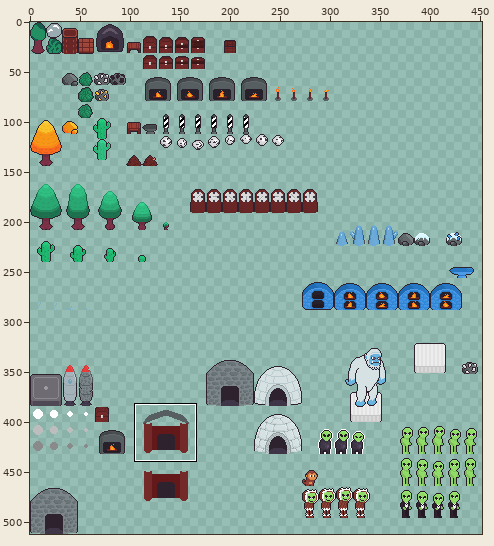
Two versions of one sprite sheet, assets/Textures/objects.png. Above, an overview of the earlier version with the close-up marked.
Close-up. Before the edit:
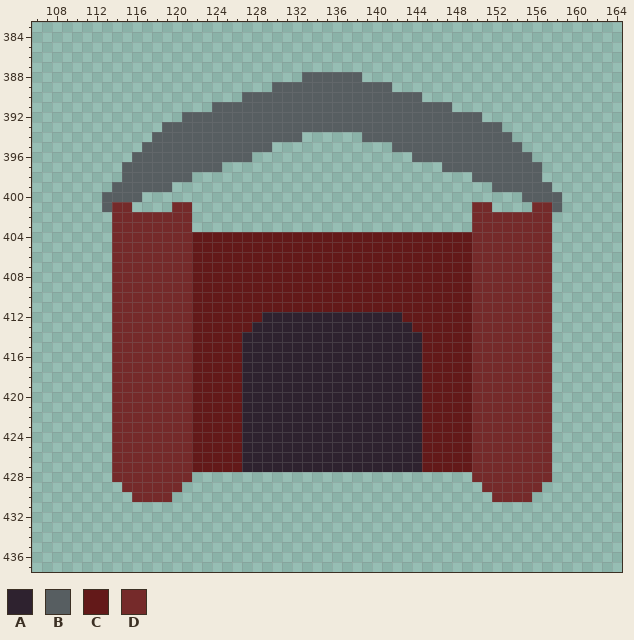
The file is 512x512 pixels. Pixels under 10% opacity are left out. Colours within 5 levels of each other are drawn and written as one. Shown: x 106..164, y 383..437. The wide view leaves out empty margins. The commit also changed other parts of the picture, which this record leaves out.
Palette (. is transparent): A #2e222f  B #575e61  C #631919  D #752a2a
Pixels before (only the part around the change), first column x 106:
383 ..........................................................
384 ..........................................................
385 ..........................................................
386 ..........................................................
387 ..........................................................
388 ...........................BBBBBB.........................
389 ........................BBBBBBBBBBBB......................
390 .....................BBBBBBBBBBBBBBBBBB...................
391 ..................BBBBBBBBBBBBBBBBBBBBBBBB................
392 ...............BBBBBBBBBBBBBBBBBBBBBBBBBBBBBB.............
393 .............BBBBBBBBBBBBBBBBBBBBBBBBBBBBBBBBBB...........
394 ............BBBBBBBBBBBBBBB......BBBBBBBBBBBBBBB..........
395 ...........BBBBBBBBBBBBB............BBBBBBBBBBBBB.........
396 ..........BBBBBBBBBBBB................BBBBBBBBBBBB........
397 .........BBBBBBBBBB......................BBBBBBBBBB.......
398 .........BBBBBBB............................BBBBBBB.......
399 ........BBBBBB................................BBBBBB......
400 .......BBBB......................................BBBB.....
401 .......BDD....DD............................DD....DDB.....
402 ........DDDDDDDD............................DDDDDDDD......
403 ........DDDDDDDD............................DDDDDDDD......
404 ........DDDDDDDDCCCCCCCCCCCCCCCCCCCCCCCCCCCCDDDDDDDD......
405 ........DDDDDDDDCCCCCCCCCCCCCCCCCCCCCCCCCCCCDDDDDDDD......
406 ........DDDDDDDDCCCCCCCCCCCCCCCCCCCCCCCCCCCCDDDDDDDD......
407 ........DDDDDDDDCCCCCCCCCCCCCCCCCCCCCCCCCCCCDDDDDDDD......
408 ........DDDDDDDDCCCCCCCCCCCCCCCCCCCCCCCCCCCCDDDDDDDD......
409 ........DDDDDDDDCCCCCCCCCCCCCCCCCCCCCCCCCCCCDDDDDDDD......
410 ........DDDDDDDDCCCCCCCCCCCCCCCCCCCCCCCCCCCCDDDDDDDD......
411 ........DDDDDDDDCCCCCCCCCCCCCCCCCCCCCCCCCCCCDDDDDDDD......
412 ........DDDDDDDDCCCCCCCAAAAAAAAAAAAAACCCCCCCDDDDDDDD......
413 ........DDDDDDDDCCCCCCAAAAAAAAAAAAAAAACCCCCCDDDDDDDD......
414 ........DDDDDDDDCCCCCAAAAAAAAAAAAAAAAAACCCCCDDDDDDDD......
415 ........DDDDDDDDCCCCCAAAAAAAAAAAAAAAAAACCCCCDDDDDDDD......
416 ........DDDDDDDDCCCCCAAAAAAAAAAAAAAAAAACCCCCDDDDDDDD......
417 ........DDDDDDDDCCCCCAAAAAAAAAAAAAAAAAACCCCCDDDDDDDD......
418 ........DDDDDDDDCCCCCAAAAAAAAAAAAAAAAAACCCCCDDDDDDDD......
419 ........DDDDDDDDCCCCCAAAAAAAAAAAAAAAAAACCCCCDDDDDDDD......
420 ........DDDDDDDDCCCCCAAAAAAAAAAAAAAAAAACCCCCDDDDDDDD......
421 ........DDDDDDDDCCCCCAAAAAAAAAAAAAAAAAACCCCCDDDDDDDD......
422 ........DDDDDDDDCCCCCAAAAAAAAAAAAAAAAAACCCCCDDDDDDDD......
423 ........DDDDDDDDCCCCCAAAAAAAAAAAAAAAAAACCCCCDDDDDDDD......
424 ........DDDDDDDDCCCCCAAAAAAAAAAAAAAAAAACCCCCDDDDDDDD......
425 ........DDDDDDDDCCCCCAAAAAAAAAAAAAAAAAACCCCCDDDDDDDD......
426 ........DDDDDDDDCCCCCAAAAAAAAAAAAAAAAAACCCCCDDDDDDDD......
427 ........DDDDDDDDCCCCCAAAAAAAAAAAAAAAAAACCCCCDDDDDDDD......
428 ........DDDDDDDD............................DDDDDDDD......
429 .........DDDDDD..............................DDDDDD.......
430 ..........DDDD................................DDDD........
431 ..........................................................
432 ..........................................................
433 ..........................................................
434 ..........................................................
Now the later version:
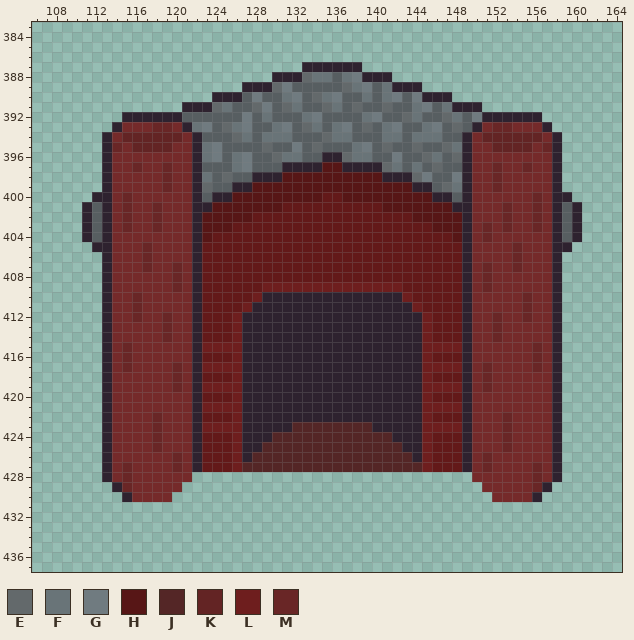
Colours new in this view: E #63696b  F #697478  G #707b80  H #571616  J #542626  K #632424  L #6e1e1e  M #692626
From old to new:
Changed rows in their new state; - is an unchanged pixel.
first column x 111:
387 ----------------------AAAAAA----------------------
388 -------------------AAAEFF-FGAAA-------------------
389 ----------------AAAEG-----EFG-FAAA----------------
390 -------------AAA-G--FG-EFG--F-FG-GAAA-------------
391 ----------AAAEF--EG-EF--EF-E--E--FG-FAAA----------
392 ----AAAAAA------G-F---FG----FG--EF--EF-GAAAAAA----
393 ---ADDDMMDAFG-EFG--FG-EF-FG-E-FG--FG-E-ADMMDDDA---
394 --ADKKKKKKDA---EF-FFF-BBEFFB--FF-FFF--ADKKKKKKDA--
395 --AMDKKKKDDAFG----EBBGBEBBBFGBE--E--EFADDKKKKDMA--
396 --ADDDDDDDDAFG-FGBBEFFBBAAEFFBBGB-EF-EADDDDDDDDA--
397 --ADDMDDMDDA--BFGBBBAAAAHHAAAAEFBFBE--ADDMDDMDDA--
398 --ADDDDDMDDAFBEBBAAAHHHHHHHHHHAAAEGBBGADDMDDDDDA--
399 --ADDDDDMDDAEBBAAHHHHHHHHHHHHHHHHAABEFADDMDDDDDA--
400 -AADMDDDDDDABAAHHHHHHHHHCCHHHHHHHHHAABADDDDDDMDAA-
401 ABA-MDDMD--AAHHHHHHHCCCCCCCCCCHHHHHHHAA--DMDDM-ABA
402 ABA-M--M---AHHHHHCCCCCCCCCCCCCCCCHHHHHA---M--M-ABA
403 ABA-M--M---AHHHCCCCCCCCCCCCCCCCCCCCHHHA-M-M--M-ABA
404 ABA--------AH------------------------HA-M------ABA
405 -AA---M----A--------------------------A----M---AA-
406 --A---M----A--------------------------A----M---A--
407 --A---M--M-A--------------------------A-M--M---A--
408 --A------M-A--------------------------A-M------A--
409 --A------M-A------LLLLLLLLLLLLLL------A-M------A--
410 --A--M-----A-----LAAAAAAAAAAAAAAL-----A-----M--A--
411 --A--M-----A----LAAAAAAAAAAAAAAAAL----A-----M--A--
412 --A--M--M--A---LAA--------------AAL---A--M--M--A--
413 --A-----M--A---LA----------------AL---A--M-----A--
414 --A-----M--A---L------------------L---A--M-----A--
415 --A-M------ALLLL------------------LLLLA------M-A--
416 --A-M------A---L------------------L---A------M-A--
417 --A-M----M-ALLLL------------------LLLLA-M----M-A--
418 --A------M-A---L------------------L---A-M------A--
419 --A------M-ALLLL------------------LLLLA-M------A--
420 --A--------A---L------------------L---A--------A--
421 --A--------ALLLL------------------LLLLA--------A--
422 --A----M---A---L------------------L---A---M----A--
423 --A----M---ALLLL-----JJJJJJJJ-----LLLLA---M----A--
424 --A----M---A---L---JJJJJJJJJJJJ---L---A---M----A--
425 --A----M---A---L--JJJJJJJJJJJJJJ--L---A---M----A--
426 --A------M-A---L-JJJJJJJJJJJJJJJJ-L---A-M------A--
427 --A-M----M-A---LJJJJJJJJJJJJJJJJJJL---A-M----M-A--
428 --A-M----------------------------------------M-A--
429 ---AM----------------------------------------MA---
430 ----A----------------------------------------A----
Changed places in both close-ups, as pixel boxes (x1, y1, x2, y2):
changed: (82, 62, 582, 502)
